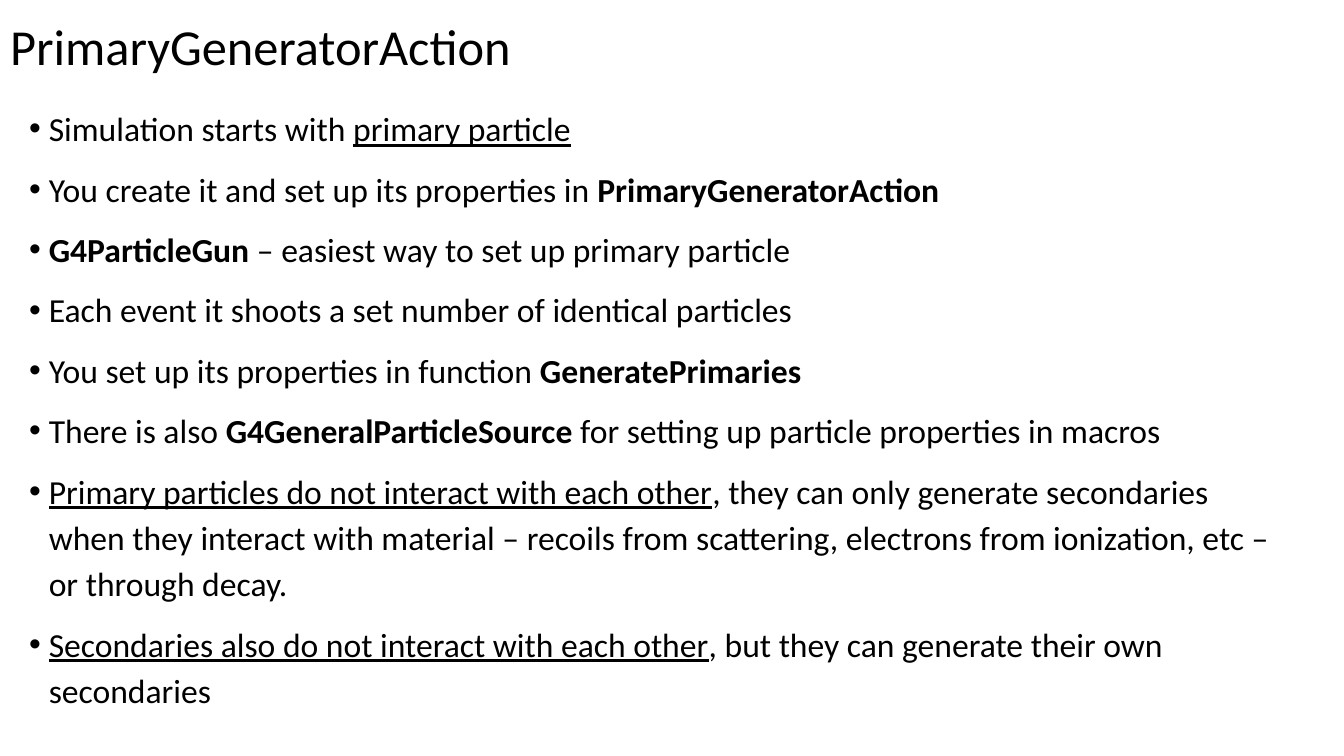
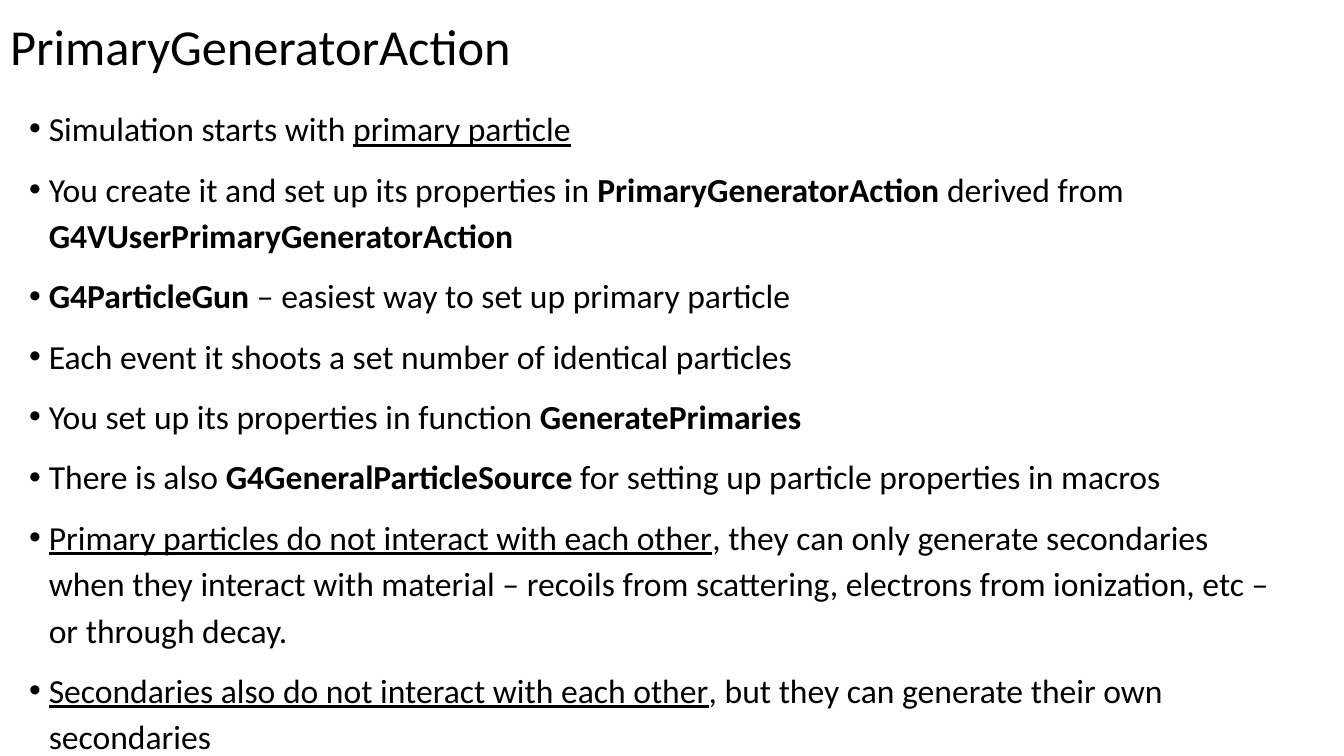
Before and after one commit to dima3551/geant4-course, a slide deck: slide 16 of 2-General-structure-of-Geant4-project/2 General structure of Geant4 project.pptx (slide 13 before the commit). Drawn at 1344x756 pixels with LibreOffice and Linux fonts; fonts in the diff are those of the drawing. Boxes give left, top, right and bottom in pixels: in the first picture for what was removed or moved away, otherwise in the second. Text is boxed around its words. In the diff, an @@ line names an element or a change of style, - is before the commit and + after.

```diff
--- a/2-General-structure-of-Geant4-project/2 General structure of Geant4 project.pptx
+++ b/2-General-structure-of-Geant4-project/2 General structure of Geant4 project.pptx
@@ text at <box>49,178,1124,254</box>: text changed; bold on @@
-• You create it and set up its properties in PrimaryGeneratorAction
+• You create it and set up its properties in PrimaryGeneratorAction derived from G4VUserPrimaryGeneratorAction
```
Also in this commit, not shown: 9 other slides changed, 3 slides added, 1 other file.
